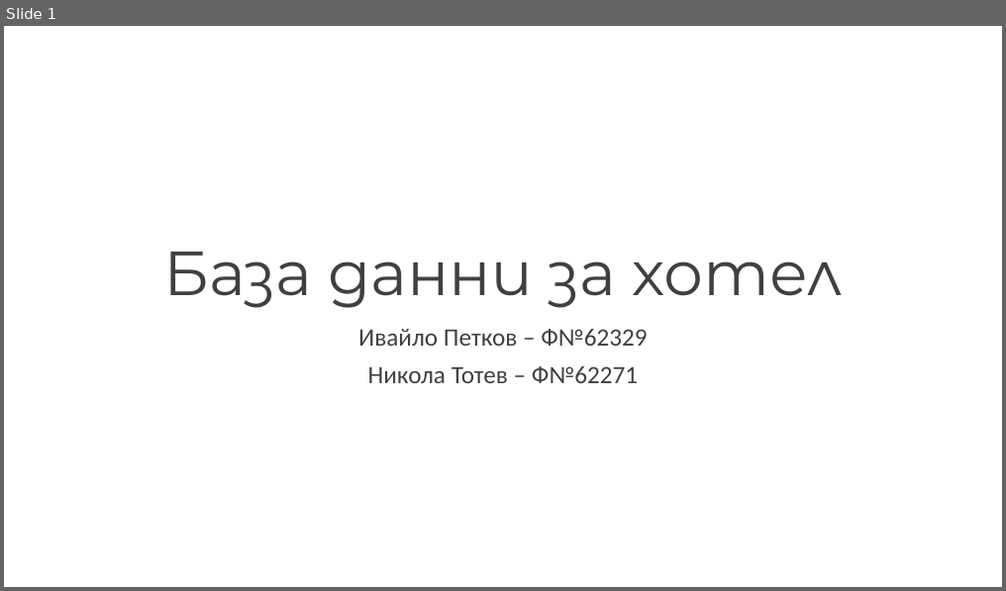
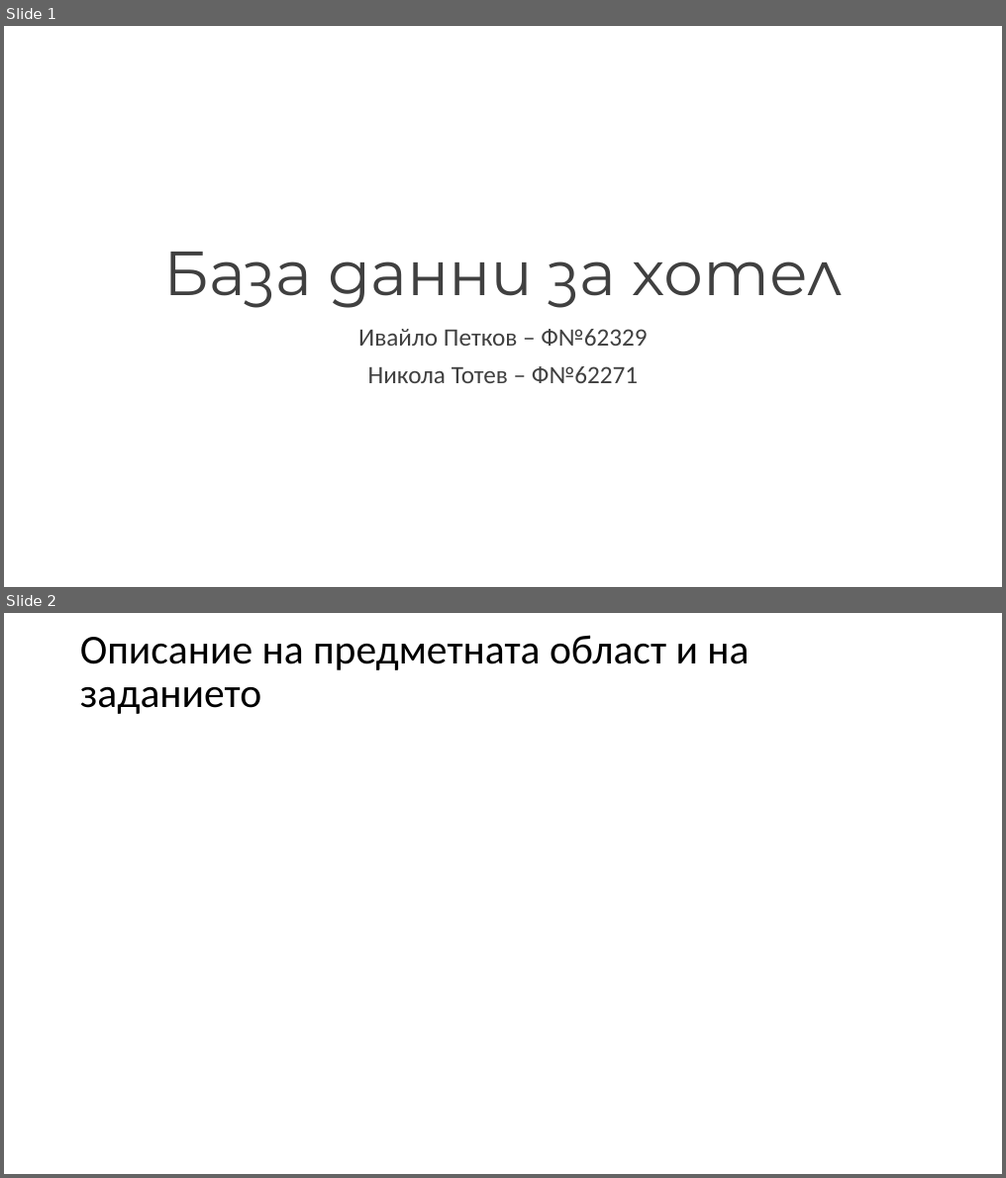
Before and after one commit to NikolaTotev/SQL-Course-Project, a slide deck: Project Presentation.pptx. Shown one above the other, each under a label of ours: slide 1 before the commit, slides 1 and 2 after it. The pictures are 1006x591 and 1006x1178 pixels, drawn with LibreOffice and Linux fonts; fonts in the diff are those of the drawing. Boxes give left, top, right and bottom in pixels: in the first picture for what was removed or moved away, otherwise in the second. Text is boxed around its words. In the diff, an @@ line names an element or a change of style, - is before the commit and + after.

```diff
--- a/Project Presentation.pptx
+++ b/Project Presentation.pptx
@@ slide 2 added at bbox=[4, 613, 1002, 1174], background #FFFFFF @@
@@ title added at bbox=[80, 635, 748, 714], 39.6 pt, text #000000 @@
+Описание на предметната област и на заданието
```
Also in this commit, not shown: 5 other slides added, 1 slide removed, 2 other files.
